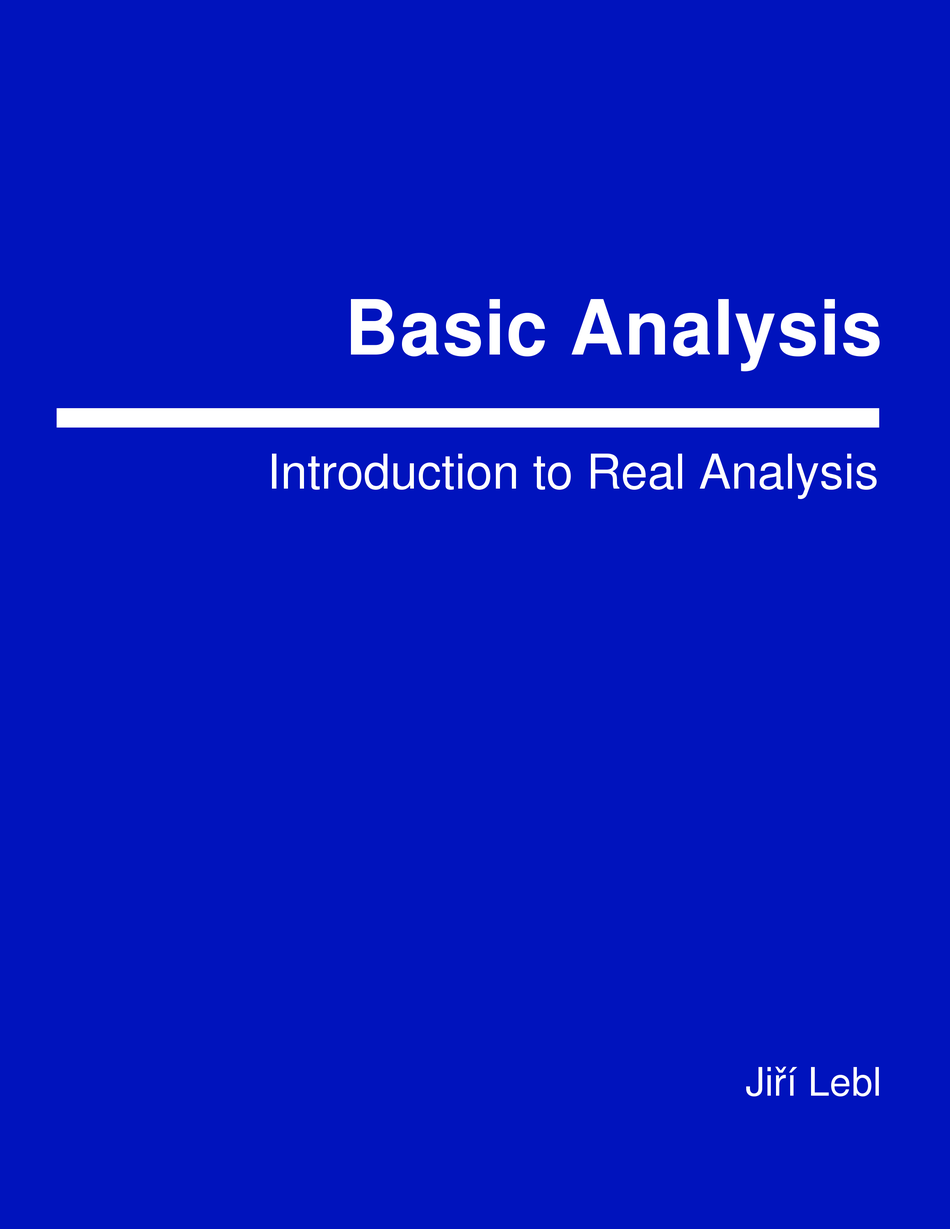
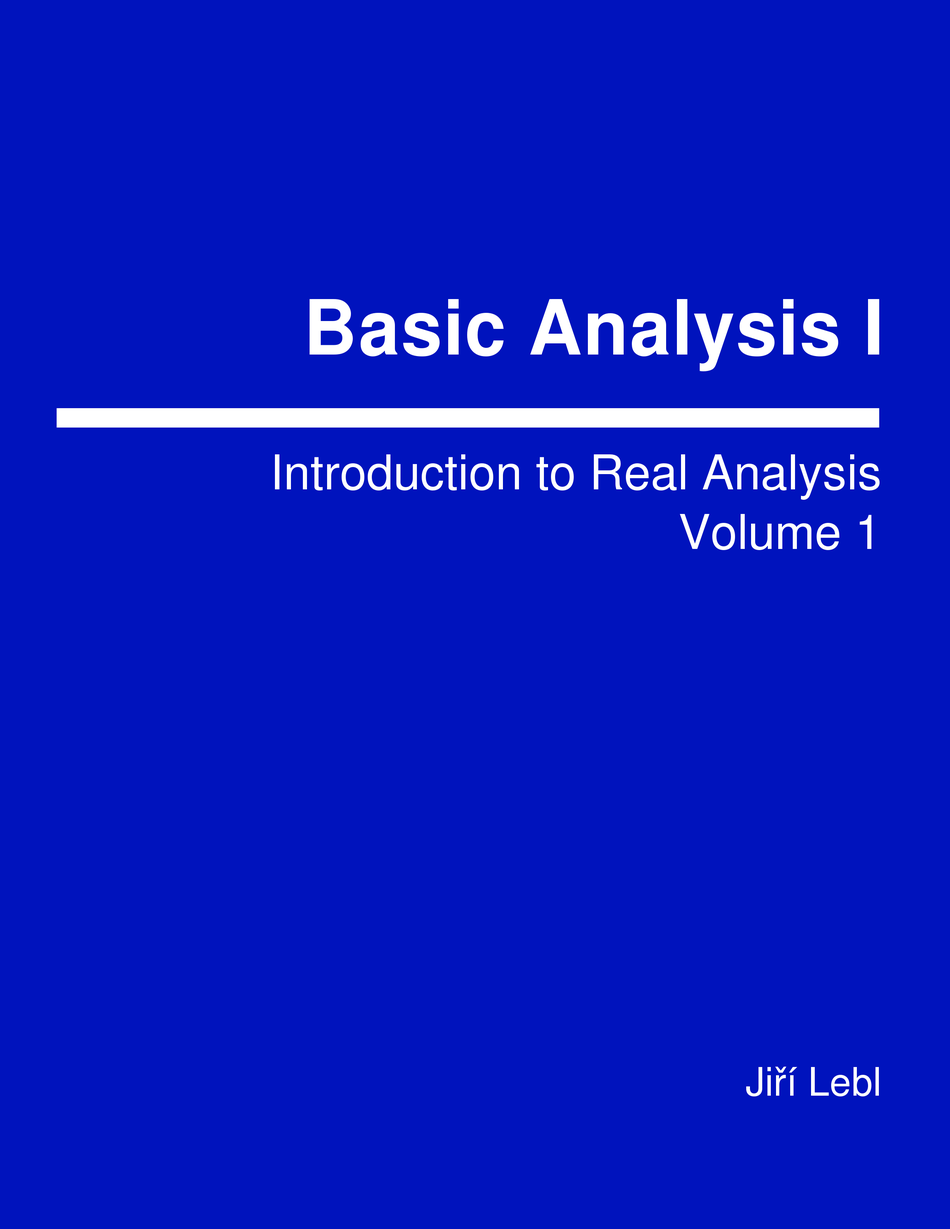
Revision of a layered 950 × 1229 image; what changed, layer by layer:
painted on "Introduction to Real Analysis" over [271, 453, 877, 500]
added layer "Introduction to Real Analysis ..." above "Basic Analysis I" over [274, 454, 880, 551]
renamed "Basic Analysis" to "Basic Analysis I", painted on it over [309, 299, 880, 372]
